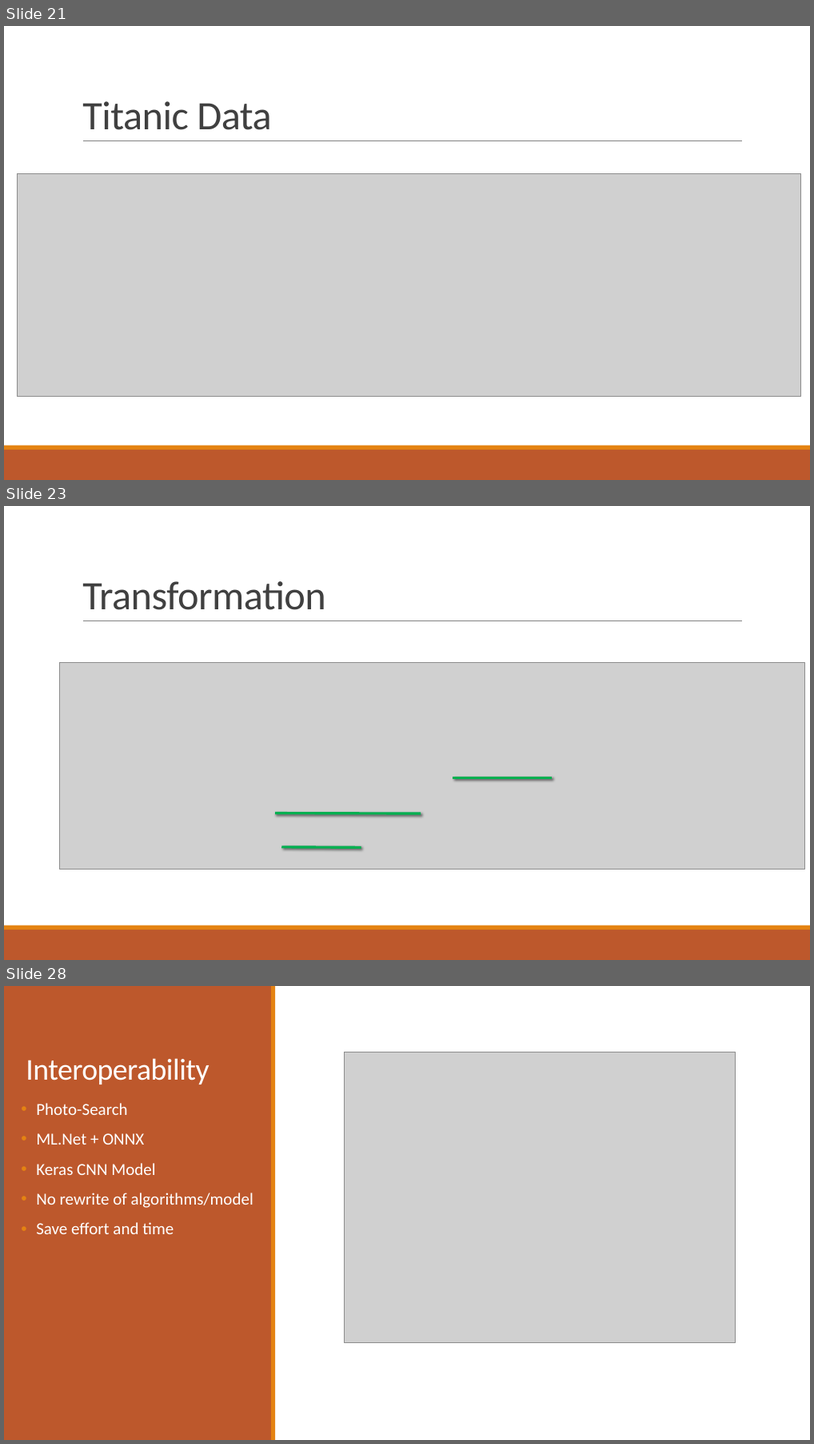
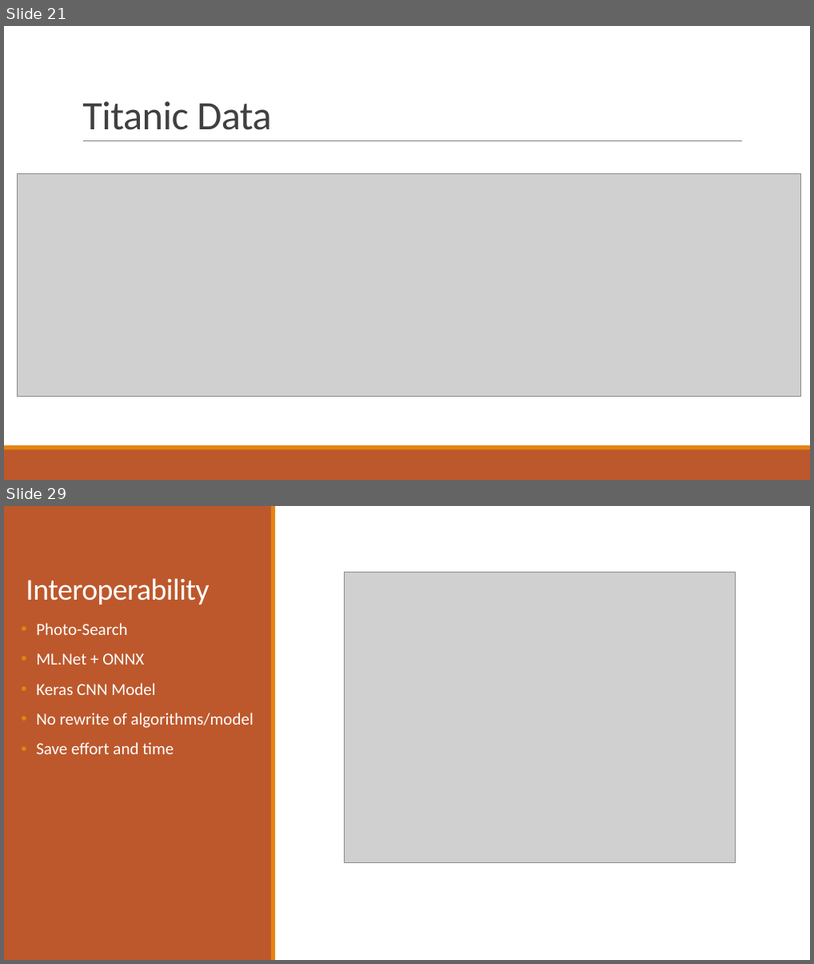
Before and after one commit to praveenraghuvanshi1512/AIML, a slide deck: Meetup_DotNet_10_Aug_2019/ML_Net_Praveen_Raghuvanshi_10_Aug_2019.pptx. Shown one above the other, each under a label of ours: slides 21, 23 and 28 before the commit, slides 21 and 29 after it; the slides between them are not shown. The pictures are 814x1444 and 814x964 pixels, drawn with LibreOffice and Linux fonts; fonts in the diff are those of the drawing; grey boxes stand for pictures. Boxes give left, top, right and bottom in pixels: in the first picture for what was removed or moved away, otherwise in the second. Text is boxed around its words. In the diff, an @@ line names an element or a change of style, - is before the commit and + after.

```diff
--- a/Meetup_DotNet_10_Aug_2019/ML_Net_Praveen_Raghuvanshi_10_Aug_2019.pptx
+++ b/Meetup_DotNet_10_Aug_2019/ML_Net_Praveen_Raghuvanshi_10_Aug_2019.pptx
@@ slide 23 removed at (x1=4, y1=506, x2=810, y2=960), background #FFFFFF; not listed: 3 template elements that a slide beside it also shows @@
@@ title removed at (x1=82, y1=581, x2=326, y2=610) @@
-Transformation
@@ picture removed at (x1=60, y1=663, x2=805, y2=869) @@
@@ line removed from (454, 778) to (553, 778) @@
@@ line removed from (276, 812) to (421, 813) @@
@@ line removed from (282, 847) to (362, 847) @@
@@ what was slide 28 is now slide 29 @@
```
Also in this commit, not shown: 5 slides changed, 3 slides added, 1 other slide removed.
